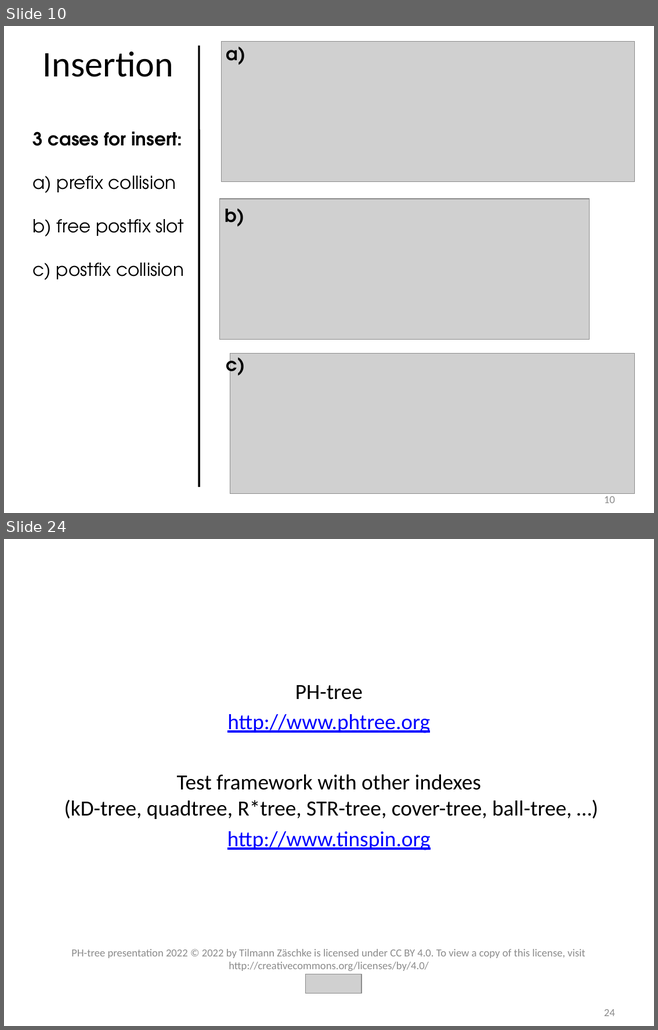
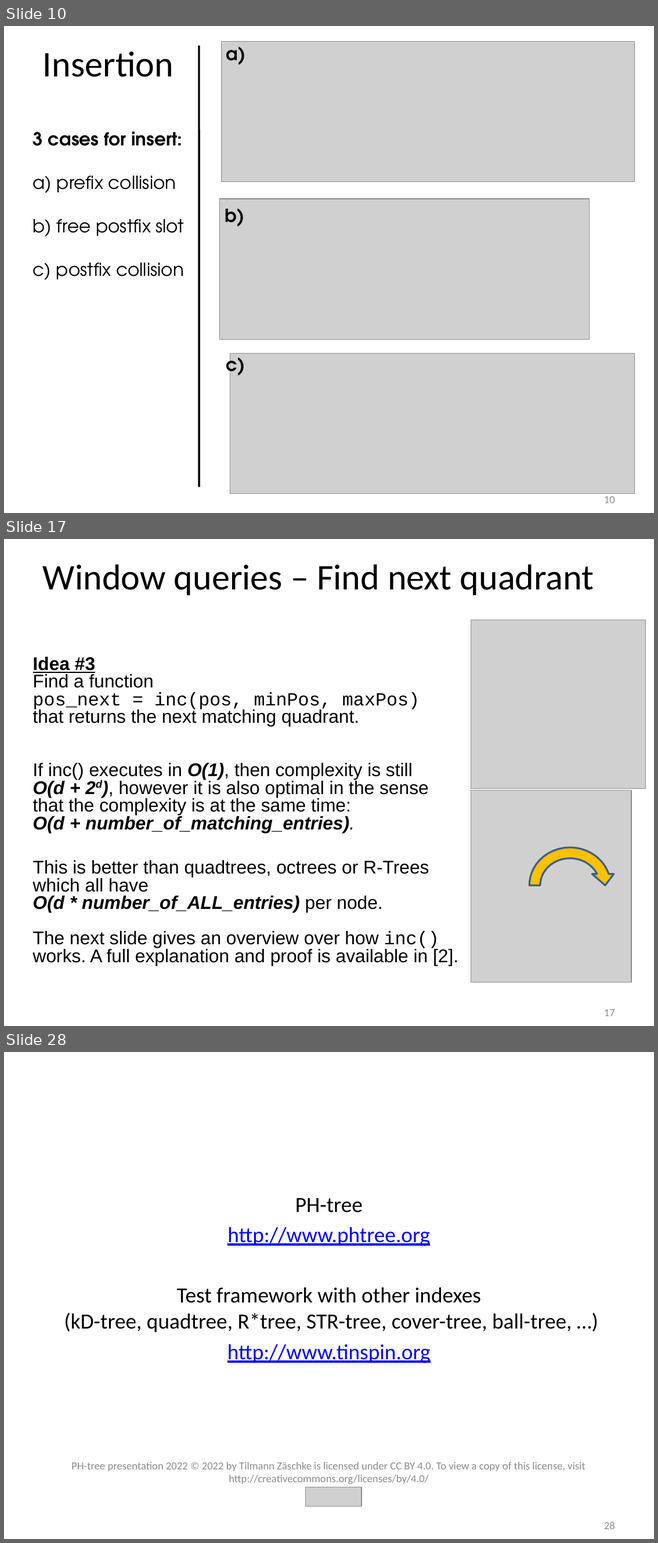
Before and after one commit to tzaeschke/phtree-site, a slide deck: originals/PH-tree-presentation-2018.odp. Shown one above the other, each under a label of ours: slides 10 and 24 before the commit, slides 10, 17 and 28 after it; the slides between them are not shown. The pictures are 658x1030 and 658x1543 pixels, drawn with LibreOffice and Linux fonts; fonts in the diff are those of the drawing; grey boxes stand for pictures. Boxes give left, top, right and bottom in pixels: in the first picture for what was removed or moved away, otherwise in the second. Text is boxed around its words. In the diff, an @@ line names an element or a change of style, - is before the commit and + after.

```diff
--- a/originals/PH-tree-presentation-2018.odp
+++ b/originals/PH-tree-presentation-2018.odp
@@ slide 17 added at (4, 539, 654, 1026), background #FFFFFF @@
@@ text added at (43, 564, 594, 595), 40 pt, text #000000 @@
+Window queries – Find next quadrant
@@ picture added at (470, 620, 645, 788) @@
@@ text added at (33, 657, 458, 965), 20.4 pt, text #000000 @@
+Idea #3
+Find a function
+pos_next = inc(pos, minPos, maxPos)
+that returns the next matching quadrant.
+If inc() executes in O(1), then complexity is still
+O(d + 2d), however it is also optimal in the sense that the complexity is at the same time:
+O(d + number_of_matching_entries).
+This is better than quadtrees, octrees or R-Trees which all have
+O(d * number_of_ALL_entries) per node.
+The next slide gives an overview over how inc() works. A full explanation and proof is available in [2].
@@ picture added at (470, 790, 631, 983) @@
@@ circular arrow added at (524, 842, 616, 929), fill #FFC000, outline #3A5F8B 2.01 pt @@
@@ page number added at (604, 1009, 615, 1016), 12 pt, text #8B8B8B @@
+17
@@ what was slide 24 is now slide 28 @@
@@ page number at (604, 1522, 615, 1529): text changed @@
-24
+28
```
Also in this commit, not shown: 12 slides changed, 7 other slides added, 12 slides removed, 15 other files.
